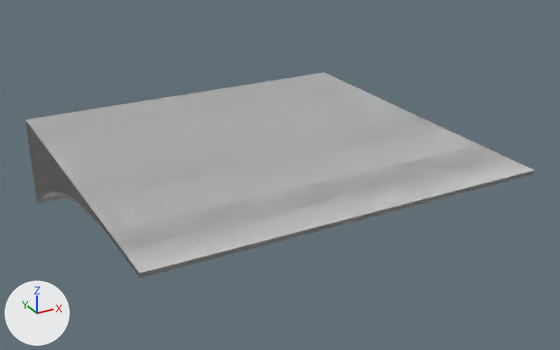
An edit to the OBJ model src/assets/NEW/Orelsan/orelsan_mur.obj, drawn before and after from the same camera.
The view is the same before and after, from a 50 mm camera at (-436.0, -574.0, 372.0) aimed at (27.0, 270.0, -49.0). Every picture has the same lights, and +X, +Y and +Z are marked at lower left. Where no turn or scale is listed for an object, it has been applied to the vertices. Vertices at the same position are counted once.

The scene before the commit, as lines of its bpy script (objects in view):
```python
mat_affiche = principled_material('Affiche')
mat_affiche.base_color = (1.0, 1.0, 1.0)  # white #ffffff
mat_affiche.metallic = 1.0
mat_affiche.roughness = 1.0
mat_default = principled_material('default')
mat_default.base_color = (1.0, 1.0, 1.0)  # white #ffffff
mat_default.roughness = 1.0
mat_mur = principled_material('Mur')
mat_mur.base_color = (0.85, 0.85, 0.85)  # white #ededed
mat_mur.metallic = 1.0
mat_mur.roughness = 1.0
mat_sièges = principled_material('Sièges')
mat_sièges.base_color = (0.9, 0.9, 0.9)  # white #f3f3f3
mat_sièges.metallic = 1.0
mat_sièges.roughness = 1.0
me_affiche_base_1 = bpy.data.meshes.new('Affiche_base_1')
me_affiche_base_1.from_pydata(...)  # 39 vertices, 37 faces; spans x -250.0..-40.0, y 156.0..471.0, z -102.0..-6.0
# faces by material slot: [12, 25]
me_affiche_base_1.materials.append(mat_affiche)  # white #ffffff
me_affiche_base_1.materials.append(mat_cadre_affiche)  # light grey #d0d0d0
me_mur = bpy.data.meshes.new('Mur')
me_mur.from_pydata(...)  # 44 vertices, 45 faces; spans x -250.0..250.0, y 35.0..518.0, z -133.0..0.0
# faces by material slot: [10, 32, 3]
me_mur.materials.append(mat_briques_rectangles)  # white #e7e7e7
me_mur.materials.append(mat_mur)  # white #ededed
me_mur.materials.append(mat_default)  # white #ffffff
ob_affiche_base_1 = bpy.data.objects.new('Affiche_base_1', me_affiche_base_1)
ob_affiche_base_1.location = (0.0, 0.0, 0.0)
ob_mur = bpy.data.objects.new('Mur', me_mur)
ob_mur.location = (0.0, 0.0, 0.0)
```
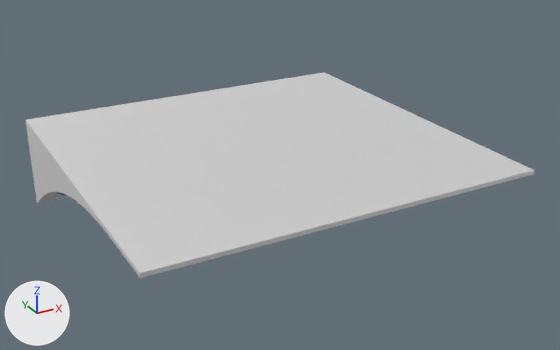
The change, as a list of edits to the scene's bpy script:
```text
Change mat_affiche:
    mat_affiche.roughness: 1.0 -> 0.776
Change mat_default:
    mat_default.roughness: 1.0 -> 0.776
    mat_default.metallic: 0.0 -> 1.0
Change mat_sièges:
    mat_sièges.roughness: 1.0 -> 0.776
Change mat_mur:
    mat_mur.roughness: 1.0 -> 0.776
Change me_mur:
    used by ob_mur; location = (0.0, 0.0, 0.0)
    remove me_mur.from_pydata(...)  # 44 vertices, 45 faces; spans x -250.0..250.0, y 35.0..518.0, z -133.0..0.0
    add me_mur.from_pydata(...)  # 1126 vertices, 984 faces; spans x -250.0..250.0, y 35.0..518.0, z -133.0..0.0
    me_mur part 1
    7 faces are deleted
    41 vertices are added at x -250.0..250.0, y 163.0..462.0, z -100.0..-10.0
    7 new vertices lie (-210.0, 0.0, 0.0) away from vertices in x 250.0, y 156.0..471.0, z -102.0..-6.0
    14 new faces join them, mat_affiche (white #ffffff)
    26 new faces join them, mat_cadre_affiche (light grey #d0d0d0)
    1 new face joins them, mat_default (white #ffffff)
    6 new faces join them, mat_panneau (blue #4a6495)
    6 new faces join them, mat_sièges (white #f3f3f3)
    3 new faces join them, mat_briques_rectangles (white #e7e7e7)
    3 new faces join them, mat_mur (white #ededed)
    add me_mur.materials.append(mat_affiche)  # white #ffffff
    add me_mur.materials.append(mat_cadre_affiche)  # light grey #d0d0d0
    add me_mur.materials.append(mat_panneau)  # blue #4a6495
    add me_mur.materials.append(mat_sièges)  # white #f3f3f3
Remove ob_affiche_base_1:
    ob_affiche_base_1 = bpy.data.objects.new('Affiche_base_1', me_affiche_base_1)
    ob_affiche_base_1.location = (0.0, 0.0, 0.0)
```

Changed parts and their boxes [x1, y1, x2, y2] in the pictures (560 x 350 px):
'Mur', surface changed
    both: [26, 72, 535, 278]
'Affiche_base_1', deleted
    before: [43, 192, 101, 227]
    faces in mat_affiche (white #ffffff): [43, 192, 101, 226]
part 1 of me_mur, built on
    both: [41, 141, 75, 200]
